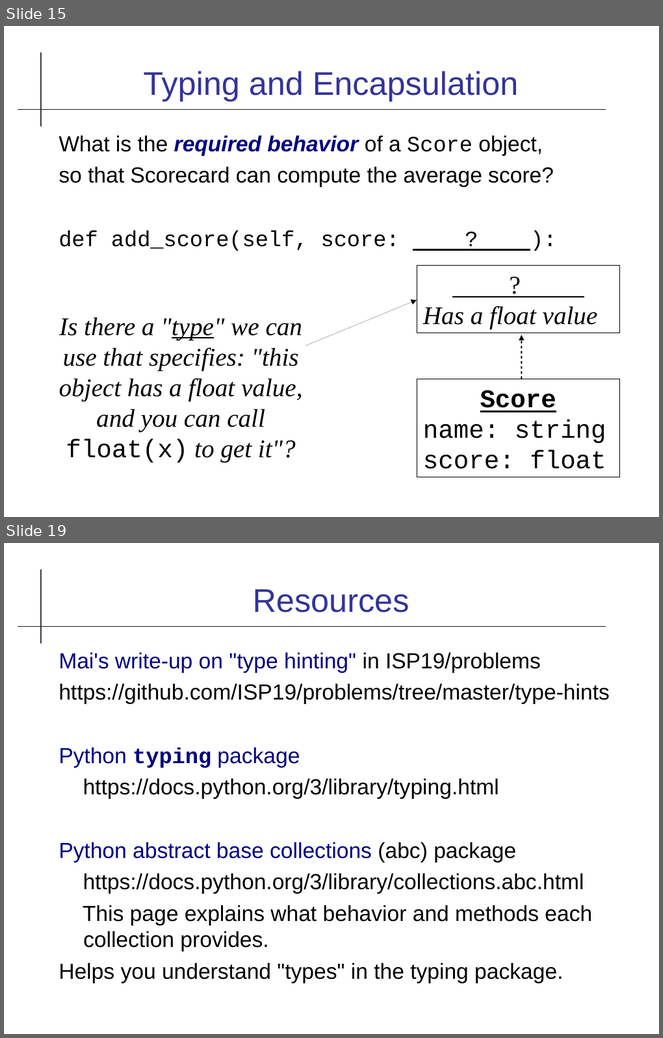
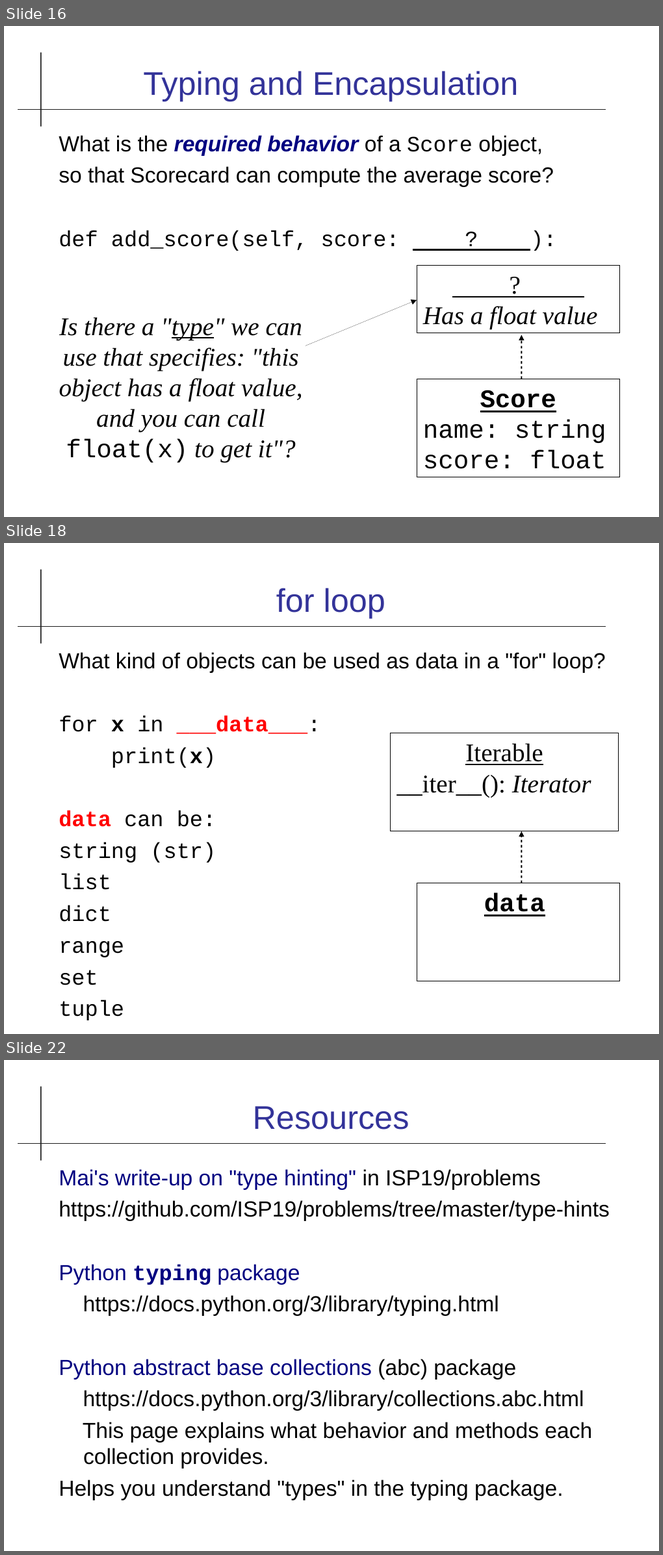
Before and after one commit to cpske/ISP, a slide deck: code-quality/Type-Checking.odp. Shown one above the other, each under a label of ours: slides 15 and 19 before the commit, slides 16, 18 and 22 after it; the slides between them are not shown. The pictures are 663x1038 and 663x1555 pixels, drawn with LibreOffice and Linux fonts; fonts in the diff are those of the drawing. Boxes give left, top, right and bottom in pixels: in the first picture for what was removed or moved away, otherwise in the second. Text is boxed around its words. In the diff, an @@ line names an element or a change of style, - is before the commit and + after.

```diff
--- a/code-quality/Type-Checking.odp
+++ b/code-quality/Type-Checking.odp
@@ slide 18 added at (4,543,659,1034), background #FFFFFF; not listed: 2 template elements that a slide beside it also shows @@
@@ title added at (276,588,386,618), 36 pt, text #333399 @@
+for loop
@@ text added at (59,652,606,1021), 24 pt, text #000000 @@
+What kind of objects can be used as data in a "for" loop?
+for x in ___data___:
+print(x)
+data can be:
+string (str)
+list
+dict
+range
+set
+tuple
@@ rectangle added at (391,733,619,832), outline #000000 0 pt, 28 pt, text #000000 @@
+Iterable
+__iter__(): Iterator
@@ arrow added from (521, 883) to (521, 832), #000000 1.42 pt @@
@@ rectangle added at (417,883,620,981), outline #000000 0 pt, 28 pt, text #000000, bold, underline @@
+data
@@ what was slide 15 is now slide 16 @@
@@ what was slide 19 is now slide 22 @@
```
Also in this commit, not shown: 4 slides changed, 2 other slides added, 1 other file.
